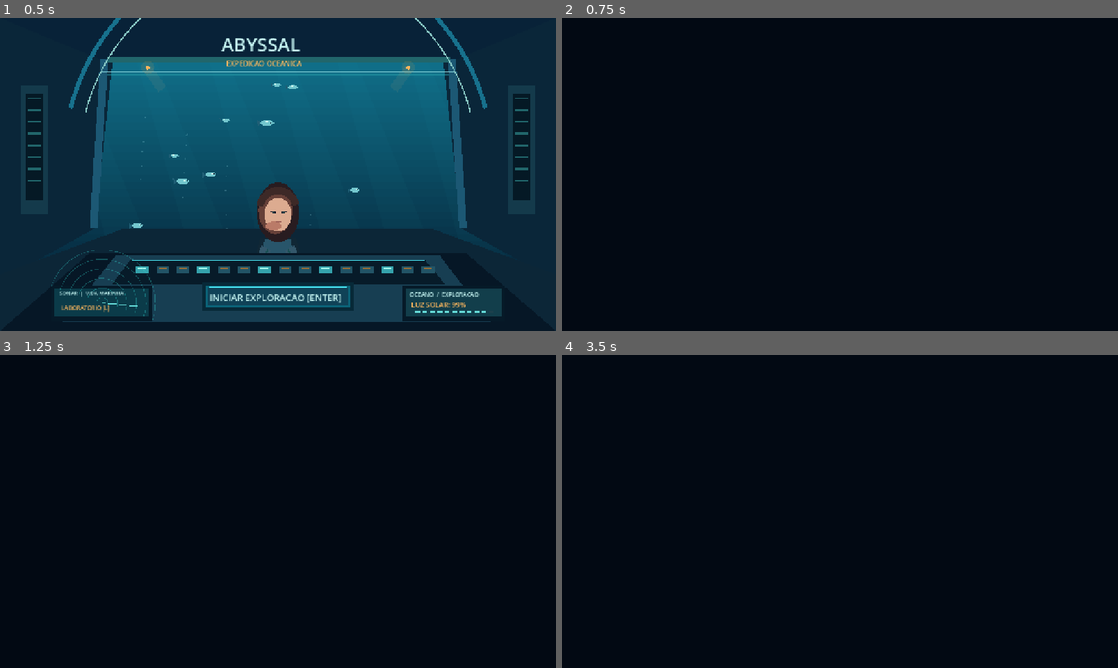
Above: before the commit, frames 1-4 (two rows, left to right).
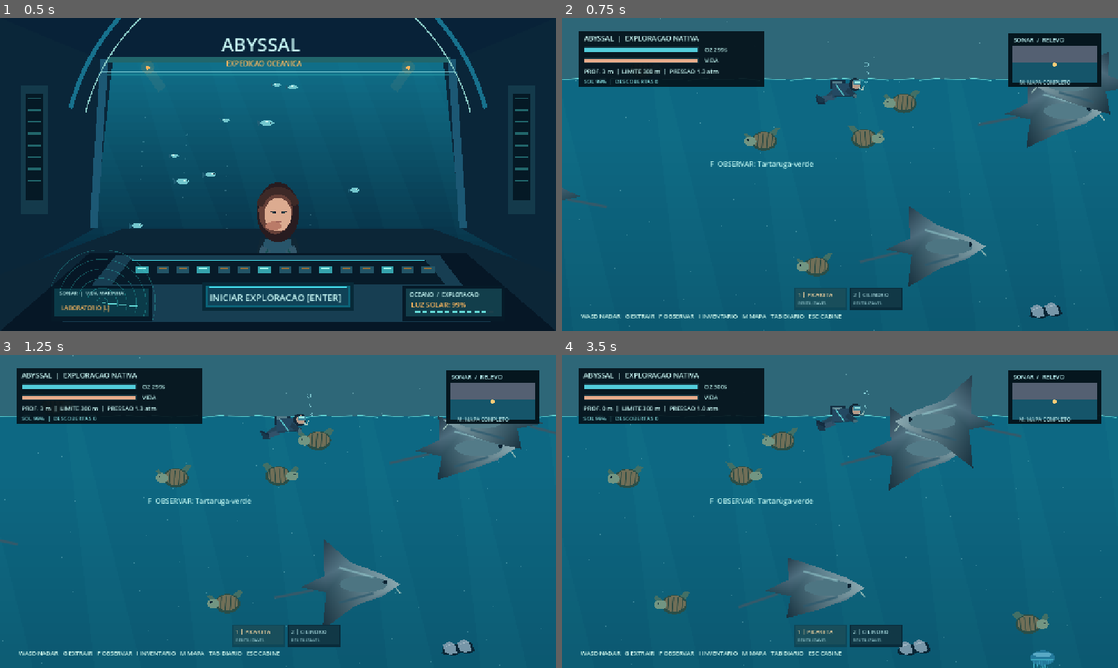
Above: after the commit, the same moments.

Repository: Esaneto/Abyssal
Game: Godot game, scene res://scenes/main.tscn
Two runs of this game, one before a commit and one after it. Both use one fixed random seed, a clock stepped at 60 frames per second and the inputs below.
Inputs (mouse positions are in pixels of both pictures, inside the frame that each line leads up to):
- Up to frame 1 (0.5 s): no input
- Up to frame 2 (0.75 s): tap Enter at 0.5 s; move the mouse to (962, 158) at 0.52 s; hold D (move_right) from 0.53 s (still down); hold G (extract) from 0.53 s (still down); click (962, 158) at 0.67 s
- Up to frame 3 (1.25 s): keep holding D (move_right); keep holding G (extract); tap Space at 0.77 s
- Up to frame 4 (3.5 s): release D (move_right) at 1.25 s; release G (extract) at 1.25 s; drag from (728, 527) to (812, 574) at 1.27 s; move the mouse to (895, 442) at 2.02 s; hold D (move_right) 2.03-2.75 s; tap 1 at 2.1 s; drag from (812, 574) to (673, 464) at 2.77 s

Frame 1 is identical in both runs. In frame 2, 95% of the frame differs, in the area x 0-100%, y 0-100%; in frame 3, 95%; in frame 4, 95%.
Error before the commit: Parse Error: Cannot infer the type of "left" variable because the value doesn't have a set type. (res://scripts/ocean_expedition.gd:415)

Commit message:
fix(godot): type animated arch corridor geometry for GDScript 4.7

Diff:
--- a/godot-client/scripts/ocean_expedition.gd
+++ b/godot-client/scripts/ocean_expedition.gd
@@ -412,14 +412,14 @@
 				])
 				draw_colored_polygon(facet, Color("#426877"))
 		# Transparent tunnel rim highlights navigable opening instead of a fake portal.
-		var left := arch + Vector2(-160.0, -105.0)
-		var right := arch + Vector2(160.0, -105.0)
+		var left: Vector2 = arch + Vector2(-160.0, -105.0)
+		var right: Vector2 = arch + Vector2(160.0, -105.0)
 		draw_line(left, right, Color(0.43, 0.68, 0.71, 0.62), 3.0)
 		draw_line(left, arch + Vector2(-160.0, 185.0), Color(0.14, 0.32, 0.43, 0.76), 3.0)
 		draw_line(right, arch + Vector2(160.0, 185.0), Color(0.14, 0.32, 0.43, 0.76), 3.0)
 		# Low-energy sediment vents animate at the arch foot.
 		for i in range(4):
-			var x := arch.x + (-286.0 if i < 2 else 286.0)
+			var x: float = float(arch.x) + (-286.0 if i < 2 else 286.0)
 			var rise := fposmod(time_s * (9.0 + float(i)) + float(i) * 21.0, 76.0)
 			draw_circle(Vector2(x + sin(time_s + float(i)) * 7.0, arch.y + 183.0 - rise),
 				2.5, Color(0.47, 0.82, 0.78, 0.28))
